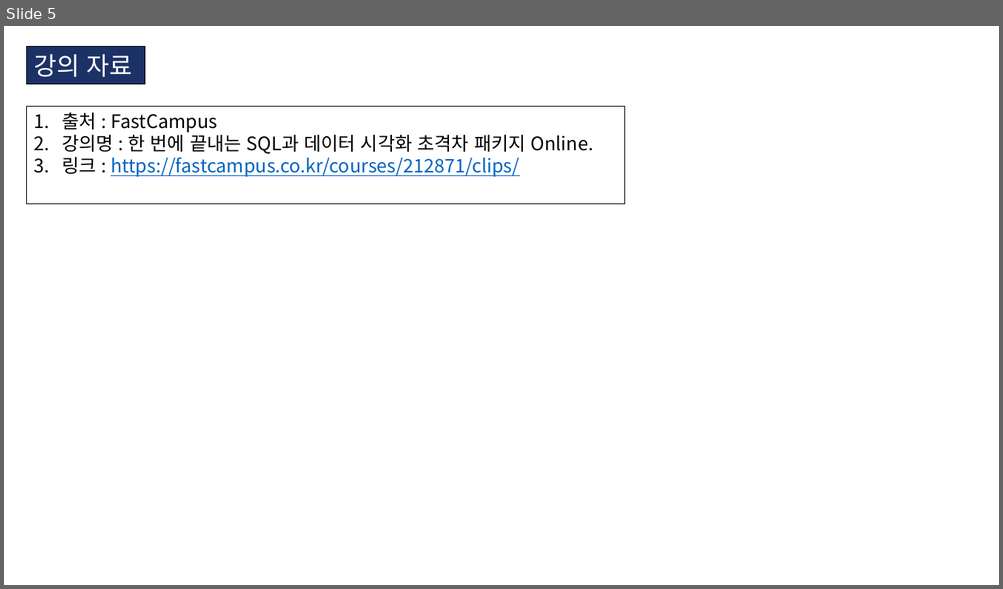
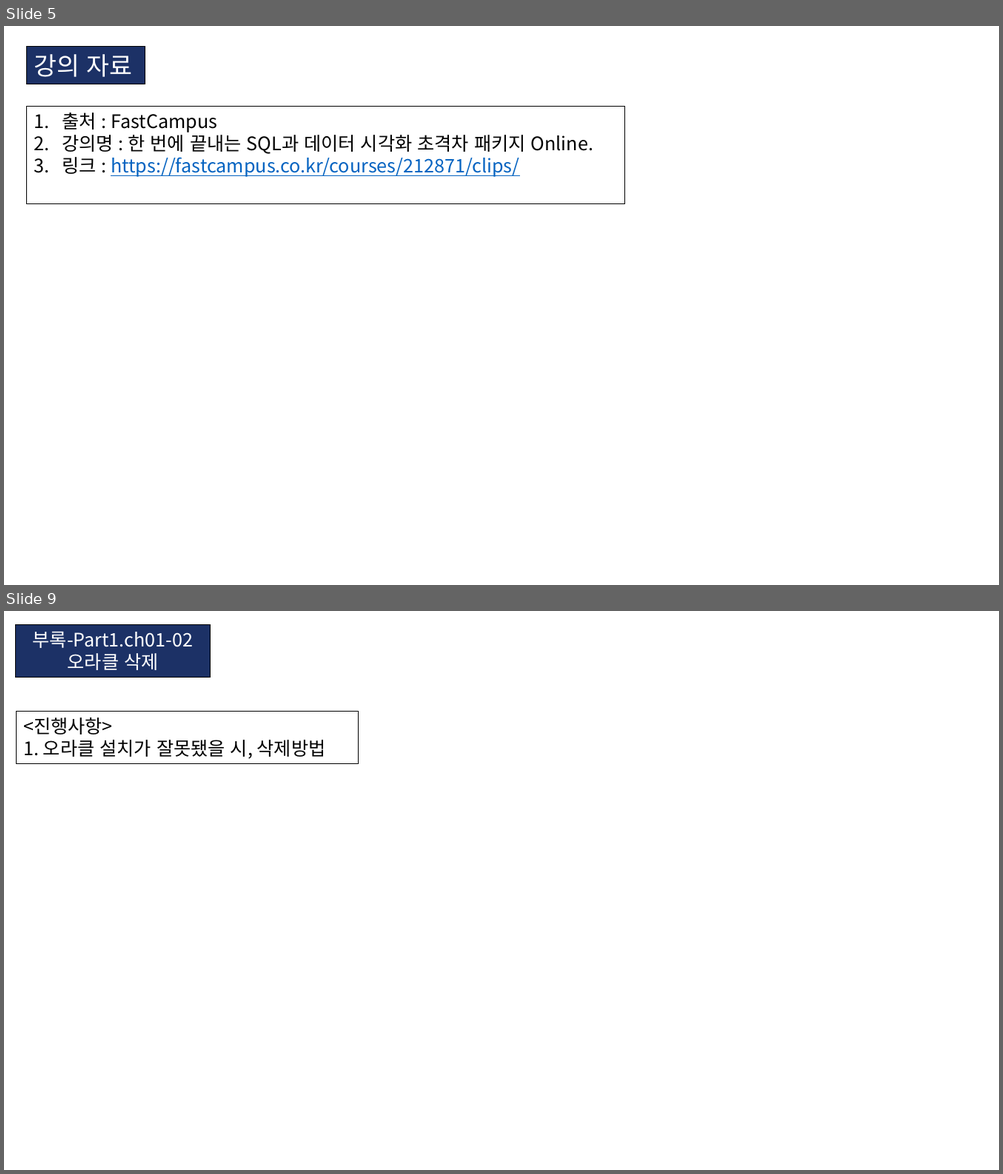
Before and after one commit to KIM-BEOMSOO/study, a slide deck: 00.공부 정리(최종)/04.DB/01.FastCampus_DB.pptx. Shown one above the other, each under a label of ours: slide 5 before the commit, slides 5 and 9 after it; the slides between them are not shown. The pictures are 1003x589 and 1003x1174 pixels, drawn with LibreOffice and Linux fonts; fonts in the diff are those of the drawing. Boxes give left, top, right and bottom in pixels: in the first picture for what was removed or moved away, otherwise in the second. Text is boxed around its words. In the diff, an @@ line names an element or a change of style, - is before the commit and + after.

```diff
--- a/00.공부 정리(최종)/04.DB/01.FastCampus_DB.pptx
+++ b/00.공부 정리(최종)/04.DB/01.FastCampus_DB.pptx
@@ slide 9 added at [4, 611, 999, 1170], background #FFFFFF @@
@@ rectangle added at [16, 624, 210, 678], fill #1C3166, outline #000000 0.75 pt, 18 pt, text #FFFFFF @@
+부록-Part1.ch01-02
+오라클 삭제
@@ rectangle added at [16, 711, 358, 764], outline #000000 0.75 pt, 18 pt, text #000000 @@
+<진행사항>
+1. 오라클 설치가 잘못됐을 시, 삭제방법
```
Also in this commit, not shown: 1 slide changed, 7 other slides added, 1 slide removed, 8 other files.
